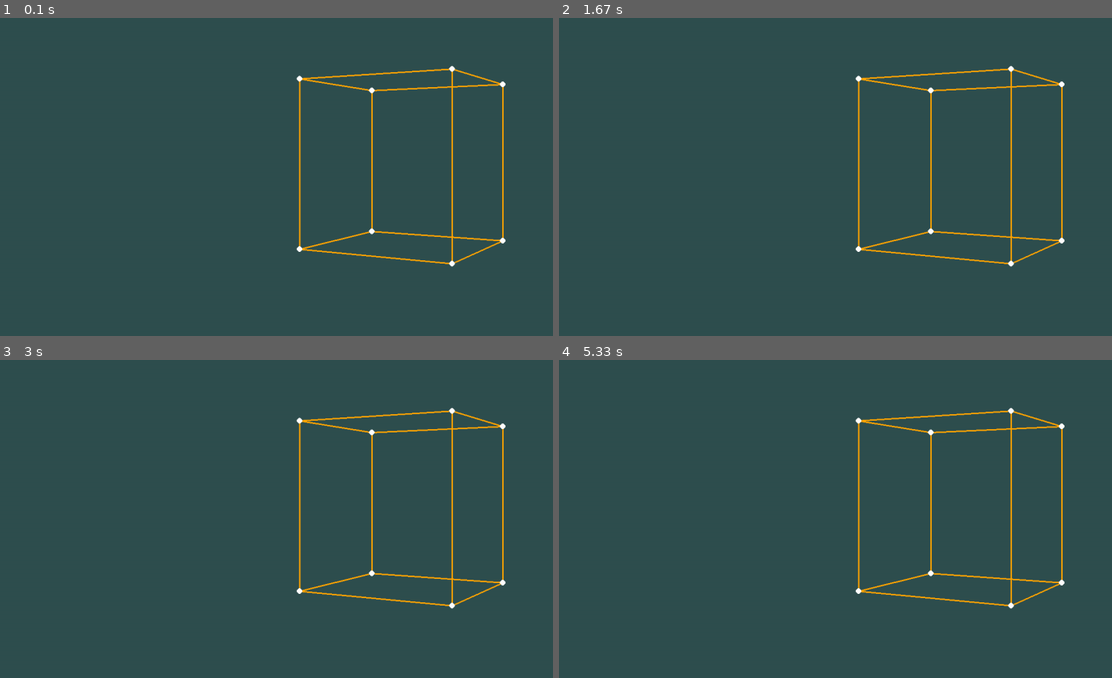
Above: before the commit, frames 1-4 (two rows, left to right).
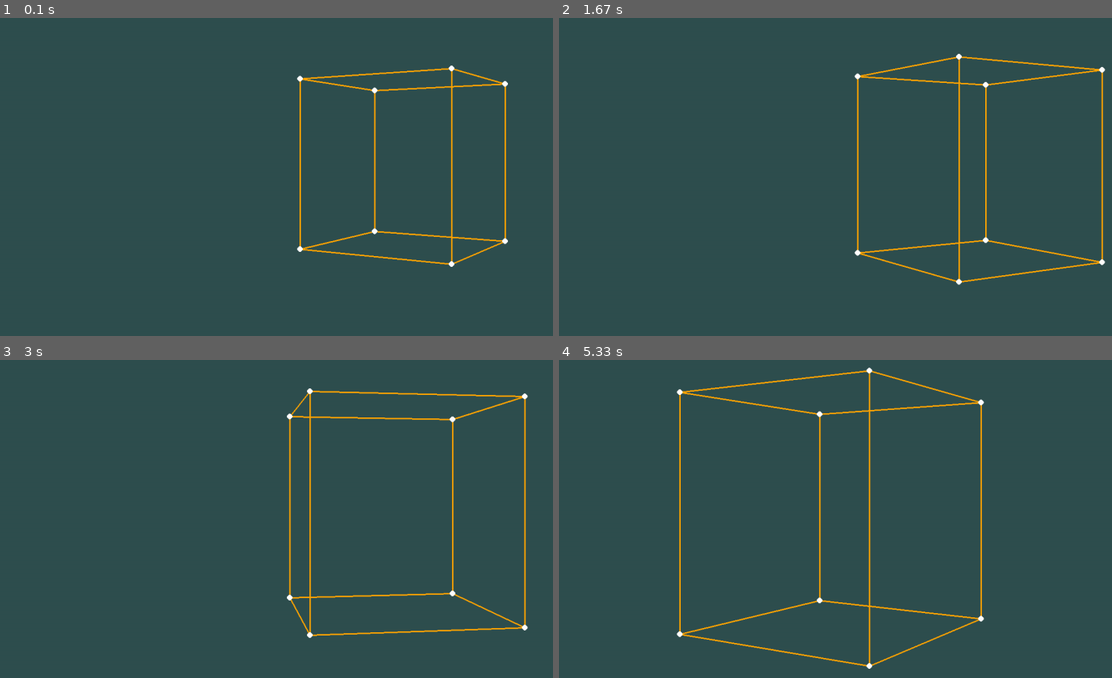
Above: after the commit, the same moments.

Repository: brccabral/Python_Pygame_Render3D
Game: pygame game, started from main.py
Same seed, same stepped clock (60 frames per second), same inputs: the game is played once before the commit and once after it.
Inputs:
- Up to frame 1 (0.1 s): no input
- Up to frame 2 (1.67 s): hold Up 0.83-1.3 s
- Up to frame 3 (3 s): no input
- Up to frame 4 (5.33 s): no input

The runs differ from the first frame. In frame 1, 1.8% of the frame differs, in the area x 53-92%, y 14-79%; in frame 2, 3.5%; in frame 3, 3.6%; in frame 4, 4.3%, in the area x 21-92%, y 2-98%.

Commit message:
auto rotate cube

Diff:
--- a/object_3d.py
+++ b/object_3d.py
@@ -39,6 +39,10 @@
 
     def draw(self):
         self.screen_projection()
+        self.movement()
+
+    def movement(self):
+        self.rotate_y(pygame.time.get_ticks() % 0.005)
 
     def screen_projection(self):
         # transfer to camera space
